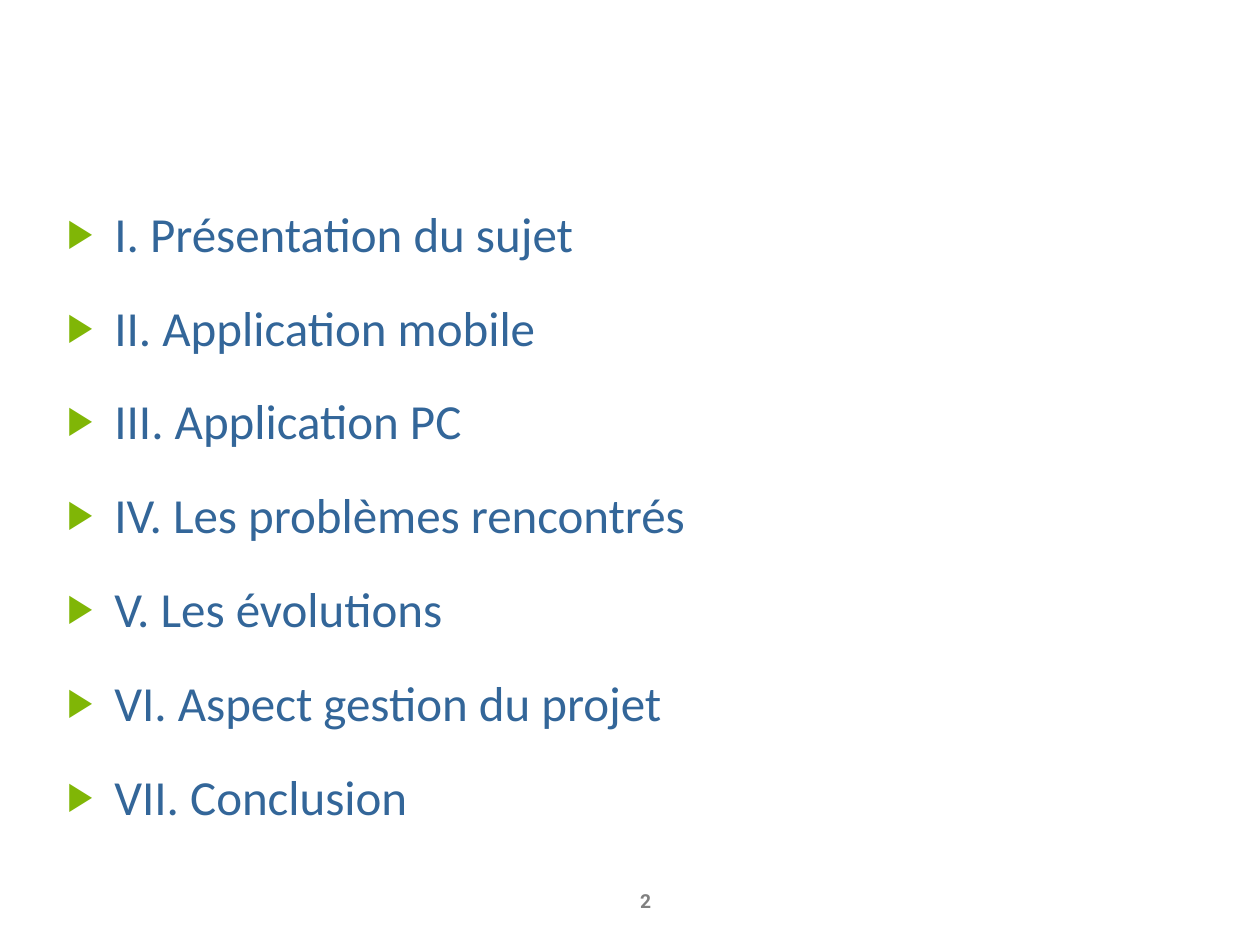
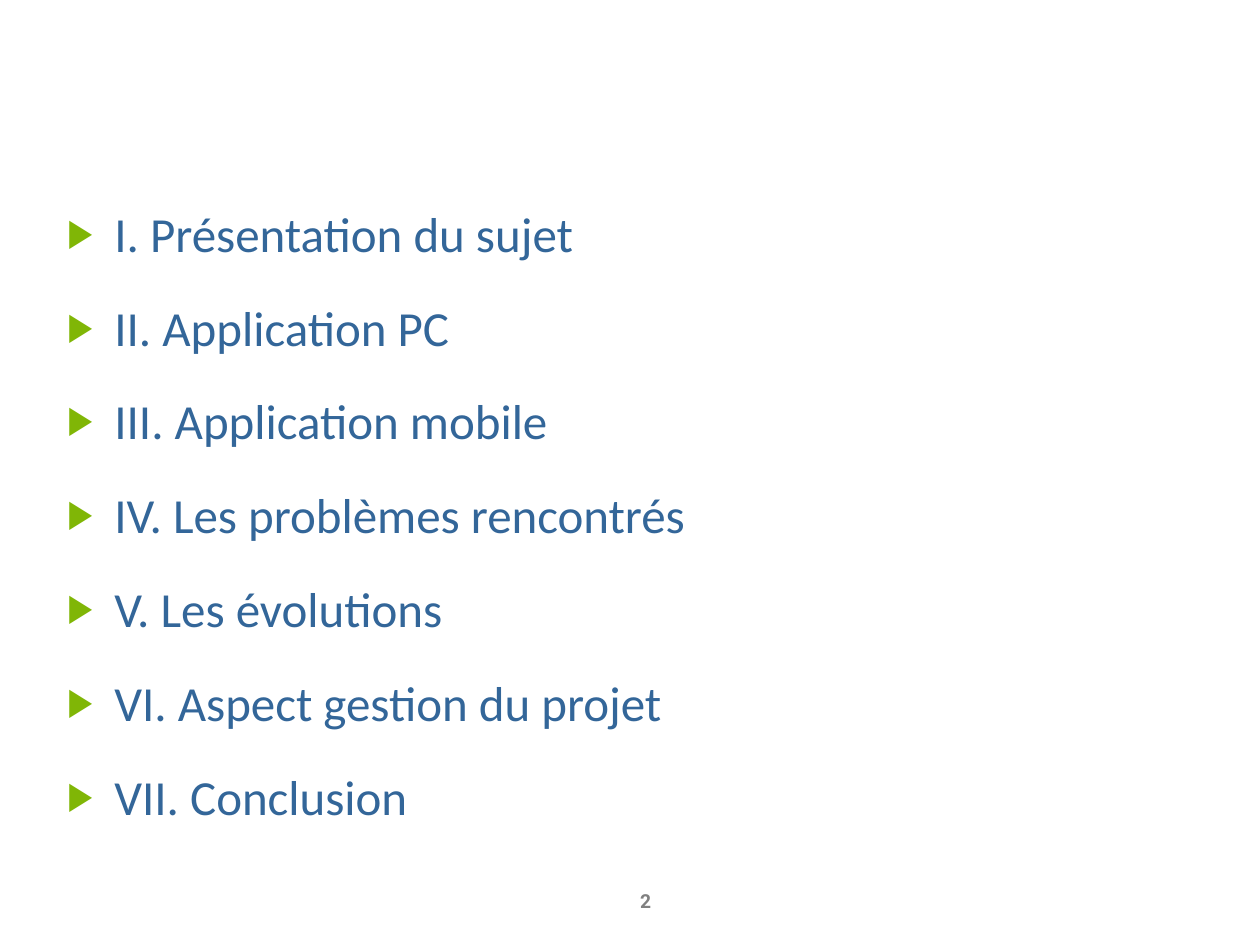
Before and after one commit to AnceretMatthieu/bebete, a slide deck: slide 2 of Soutenance/soutenance-projet-co.pptx. Drawn at 1260x945 pixels with LibreOffice and Linux fonts; fonts in the diff are those of the drawing; background and template pictures are left out. Boxes give left, top, right and bottom in pixels: in the first picture for what was removed or moved away, otherwise in the second. Text is boxed around its words. In the diff, an @@ line names an element or a change of style, - is before the commit and + after.

```diff
--- a/Soutenance/soutenance-projet-co.pptx
+++ b/Soutenance/soutenance-projet-co.pptx
@@ text at [114,312,547,447]: text changed @@
-▶ II. Application mobile
-▶ III. Application PC
+▶ II. Application PC
+▶ III. Application mobile
```
Also in this commit, not shown: 11 other slides changed, 22 other files.
